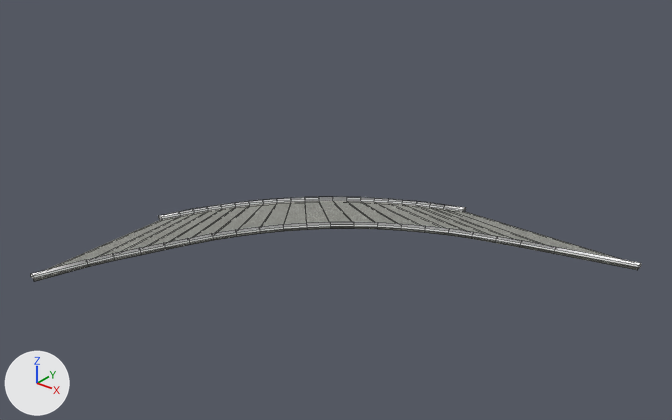
The FBX model Assets/Project/Graphics/3D/Models/MODULAR ROADS/Side_Road/SideRoad.fbx: old version first, new version second.
The view is the same before and after, from a camera (50 mm lens) standing at (52.9, -59.8, 31.7) and looking at (17.4, -15.4, 4.1). The lights are fixed; the arrows at lower left show +X, +Y and +Z. Mesh edges are drawn as thin lines. Where no turn or scale is listed for an object, it has been applied to the vertices. Vertices at the same position are counted once.

Objects in the first picture: 'SideRoad'.
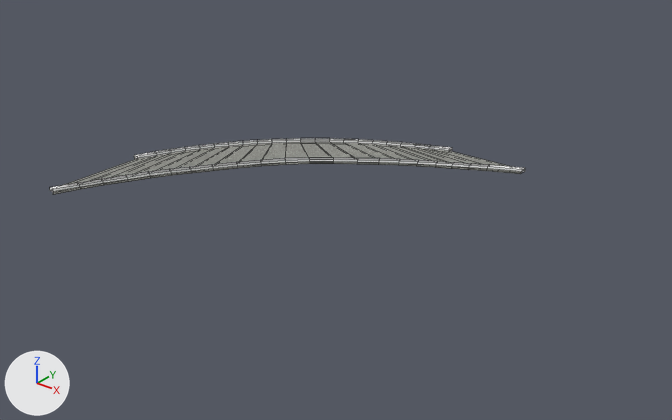
Location of each change, (x1, y1, x2, y2) in pixels of the pictures (672 x 420 px; the box of a moved part takes in the faces that stretch with it):
'SideRoad', reshaped, moved (22% narrower, 33% shorter): before (31, 197, 641, 282); after (50, 138, 525, 195)
part 1 of me_sideroad_ncl1_1, moved or reshaped: before (31, 201, 641, 282); after (50, 142, 525, 195)
part 2 of me_sideroad_ncl1_1, surface changed: before (31, 197, 555, 277); after (50, 139, 488, 191)

The change in detail:
me_sideroad_ncl1_1 is used by ob_sideroad; location (2.33, -17.72, 0.16).
me_sideroad_ncl1_1 had 352 vertices, 348 faces and spanned x 0.0..31.8, y -12.2..15.4, z -0.3..0.0.
me_sideroad_ncl1_1 now has 352 vertices, 369 faces and spans x 0.0..23.7, y -8.2..15.4, z -0.3..0.0.
Part 1, on me_sideroad_ncl1_1:
16 vertices are removed from x 5.9..31.8, y -0.4..15.4, z -0.3..0.0.
45 faces are deleted.
20 vertices in x 6.6..14.1, y 1.1..8.5, z -0.3..0.0 move by (-0.5, 0.4, 0.0).
11 vertices in x 10.1..14.0, y 5.2..9.0, z -0.3..0.0 move by (-0.6, 0.4, 0.0).
10 vertices in x 6.2..11.2, y 1.4..6.5, z -0.3..0.0 move by (-0.5, 0.5, 0.0).
8 vertices in x 20.2..20.4, y 11.6..12.2, z -0.3..0.0 move by (-2.1, 0.4, 0.0).
8 vertices in x 15.3..15.6, y 9.4..10.0, z -0.3..0.0 move by (-0.8, 0.4, 0.0).
8 vertices in x 4.5..5.0, y -2.0..-1.7, z -0.3..0.0 move by (-0.5, 1.1, 0.0).
97 vertices move from x 0.0..26.2, y -12.2..15.0, z -0.3..0.0 to x 0.0..21.5, y -8.2..15.1, z -0.3..0.0.
11 vertices are added at x 5.7..23.7, y 1.9..15.4, z -0.3..0.0.
5 new vertices lie (2.2, 1.1, 0.0) away from vertices in x 26.2, y 13.3..13.5, z -0.3..0.0.
43 new faces join them, mat_mtl_sideroad (picture img_all_road_png).
23 new faces join them, mat_mtl_sideroadline (white #ffffff).
me_sideroad_ncl1_1 part 2: 62 kept faces spanning x 0.0..21.5, y -7.9..14.4, z -0.3..0.0 get new texture (UV) coordinates.
Object 'SideRoad' (ob_sideroad) moves from (2.33, -17.72, 0.16) to (1.42, -18.75, 5.26).
